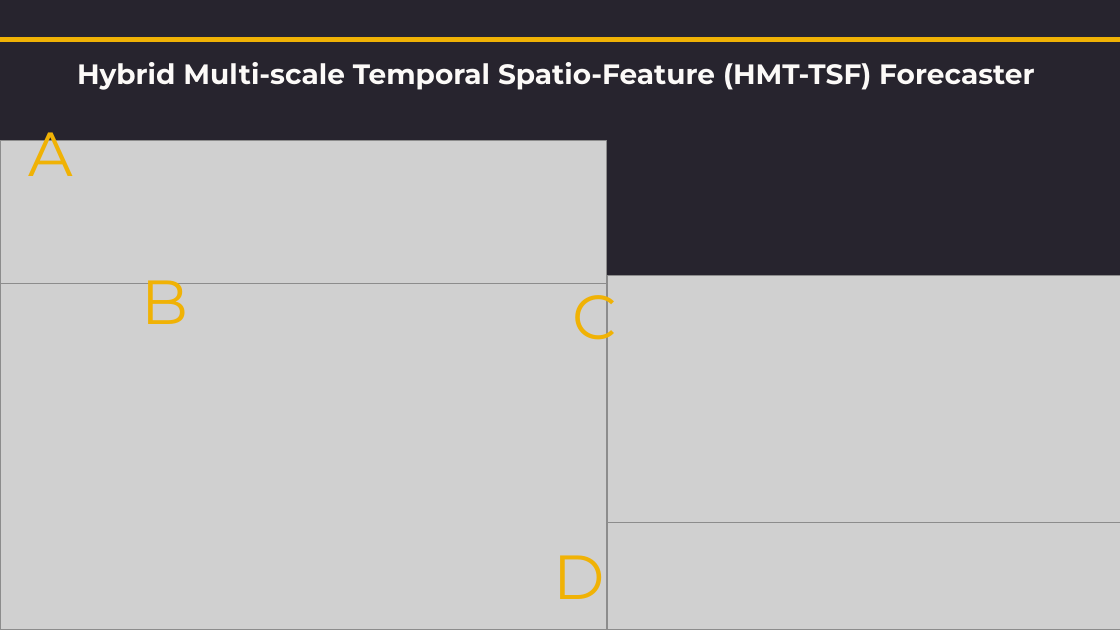
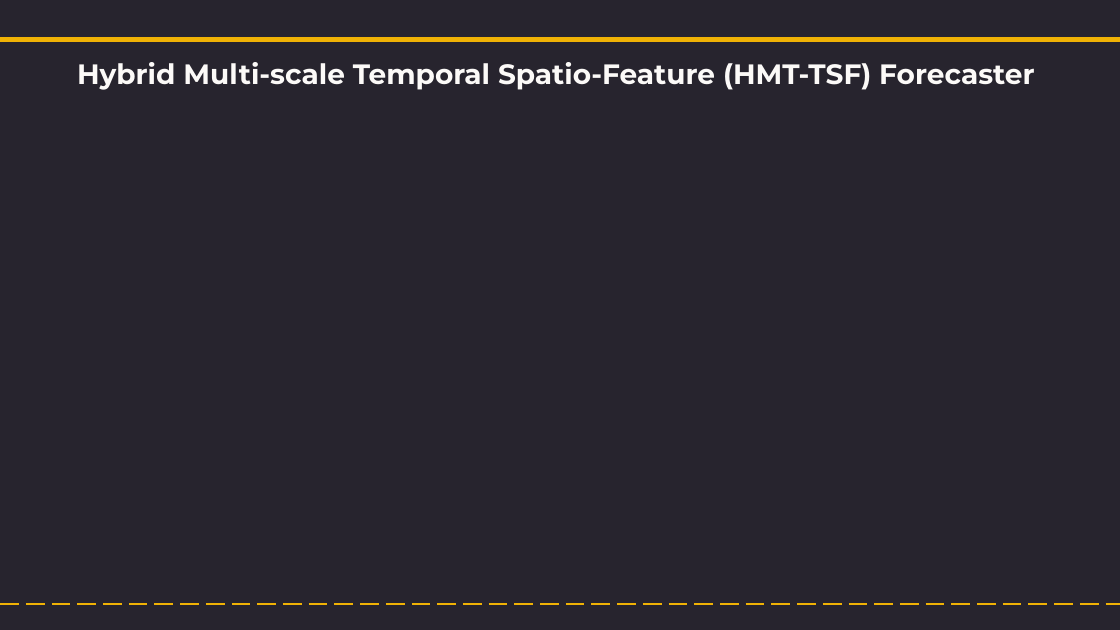
Before and after one commit to NightfuryEquinn/Ridership, a slide deck: slide 30 of docs/24202141_yipzixian_p1_presentation_revised.pptx. Drawn at 1120x630 pixels with LibreOffice and Linux fonts; fonts in the diff are those of the drawing; grey boxes stand for pictures. Boxes give left, top, right and bottom in pixels: in the first picture for what was removed or moved away, otherwise in the second. Text is boxed around its words. In the diff, an @@ line names an element or a change of style, - is before the commit and + after.

```diff
--- a/docs/24202141_yipzixian_p1_presentation_revised.pptx
+++ b/docs/24202141_yipzixian_p1_presentation_revised.pptx
@@ text removed at <box>29,115,74,176</box> @@
-A
@@ picture removed at <box>0,140,607,283</box> @@
@@ picture removed at <box>0,283,607,629</box> @@
@@ text removed at <box>141,280,188,324</box> @@
-B
@@ text removed at <box>572,278,617,354</box> @@
-C
@@ picture removed at <box>607,276,1120,523</box> @@
@@ picture removed at <box>607,523,1120,630</box> @@
@@ text removed at <box>553,555,604,599</box> @@
-D
```
Also in this commit, not shown: 6 other slides changed, 24 other files.
